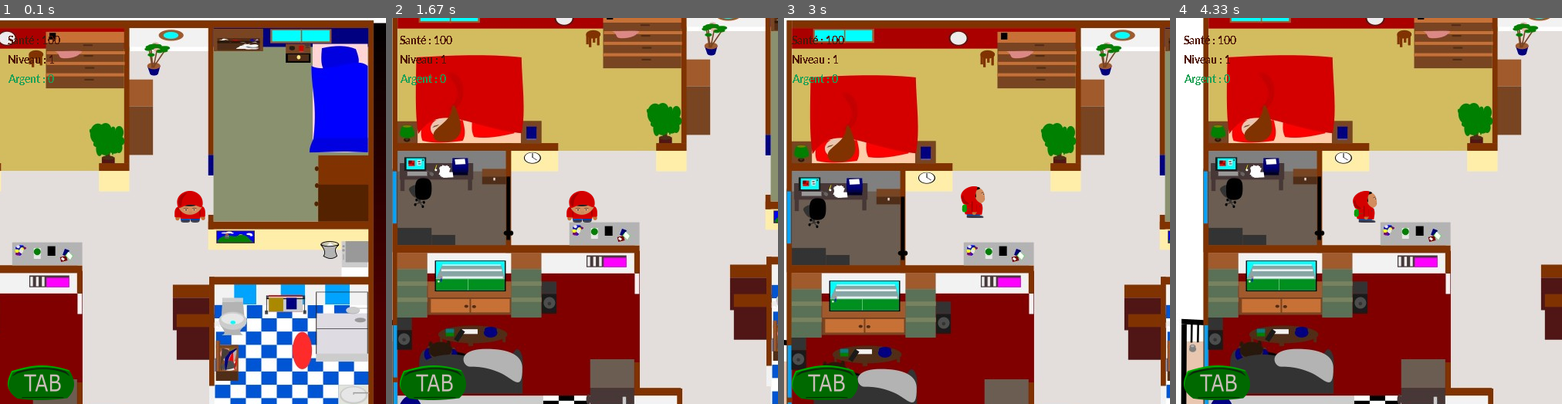
Above: before the commit, frames 1-4 (left to right).
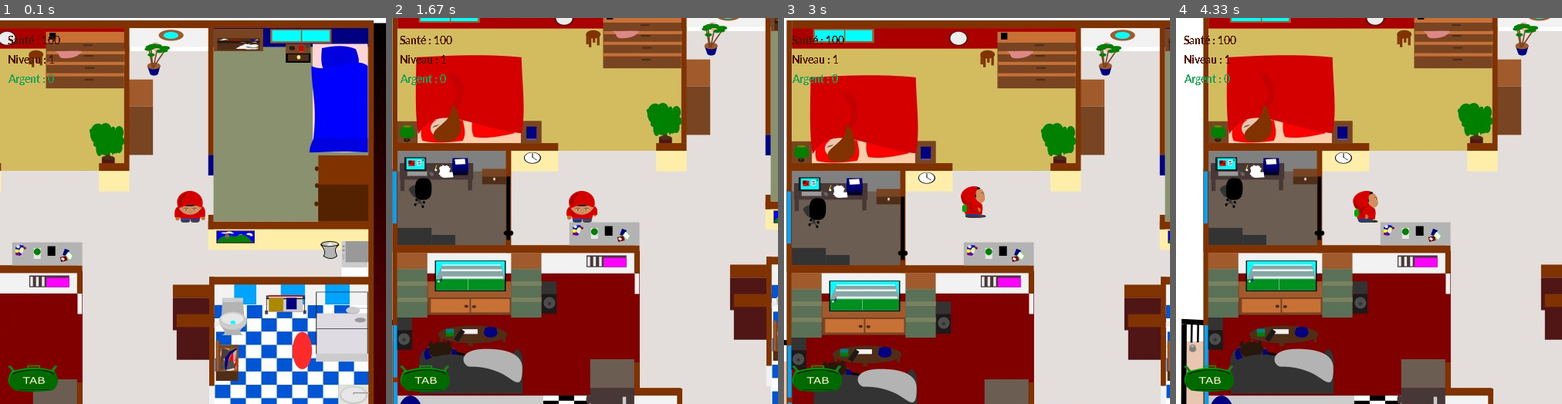
Above: after the commit, the same moments.

Repository: BastienChicot/GusGame
Game: pygame game, started from GusOut.py
The game is run twice, just before and just after one commit, with the same random seed, the same clock (stepped at 60 frames per second) and the same inputs.
Inputs:
- Up to frame 1 (0.1 s): no input
- Up to frame 2 (1.67 s): hold A 0.33-0.87 s; hold Left 0.33-0.87 s; hold Left 0.9-1.43 s; hold Down from 1.47 s (still down)
- Up to frame 3 (3 s): release Down at 1.77 s; hold Left 1.8-2.2 s; hold Up 2.23-2.6 s; hold Right from 2.63 s (still down)
- Up to frame 4 (4.33 s): release Right at 3.27 s; hold Down 3.3-3.67 s; hold Left 3.7-4.17 s; hold Right from 4.2 s (still down)

The runs differ from the first frame. In frame 1, 1.0% of the frame differs, in the area x 2-20%, y 90-99%; in frame 2, 1.0%; in frame 3, 1.0%; in frame 4, 1.1%, in the area x 2-53%, y 44-99%.

Commit message:
Gus animer

Diff:
--- a/GusOut.py
+++ b/GusOut.py
@@ -28,6 +28,9 @@
 def game_loop(sac,action,Gus):
 
     speed_move = Gus.speed
+
+    frame_count = Gus.frame
+    a=0
 
     x =  (display_width-gugus_width)/2
     y = (display_height-gugus_height)/2
@@ -38,13 +41,13 @@
     x_change = 0
     y_change = 0
 
-    phrases_papa_avant_soupe = ["Laisse moi tranquille", "Va voir ta mère!"]
-    phrases_papa_entre_soupe = ["Tu as apporté à manger à ta mère ?","Tu as apporté à manger à ta mère ?"]
-    phrases_papa_post_soupe = ["J'ai soif !!",
-                "Trouves-moi une bière!"]
-    sleep = ["ZZZzzzZZZzzz","ZZZzzzZZZzzz"]
-    phrases_maman = ["Apporte moi un truc à manger s'il te plait", "Merci beaucoup Gus","ZZZzzzZZZzzz",
-                     ""]
+    phrases_papa_avant_soupe = [["Laisse moi tranquille"], ["Va voir ta mère","dans sa chambre"]]
+    phrases_papa_entre_soupe = [["Tu as apporté à","manger à ta mère ?"]]
+    phrases_papa_post_soupe = [["J'ai soif !!"],
+                ["Trouves-moi une bière","et tais-toi!"]]
+    sleep = [["ZZZzzzZZZzzz"]]
+    phrases_maman = [["Apporte moi un truc","à manger s'il te plait"], ["Merci beaucoup Gus"],["ZZZzzzZZZzzz",
+                     ""]]
 
     #INTERACTIONS
     pressed_salon = -1
@@ -60,6 +63,7 @@
     pressed_couloir = -1
     pressed_arm_mom = -1
     pressed_entre = -1
+    pressed_sdb2 = -1
 
     open_buro = False
     service=False
@@ -78,6 +82,7 @@
 
     cles_buro=0
     biere=0
+    bouteille_alc = 0
 
     gugus = gugus_face
 
@@ -85,6 +90,17 @@
 
     while not gameExit:
 
+        if frame_count <= 30:
+            frame_count += 1
+        else:
+            frame_count = 0
+
+        if frame_count <= 15:
+            a=0
+        elif frame_count > 15:
+            a=1
+
+        sac.Alcool = biere + bouteille_alc
         sac.Torchon = torchon_salon+torchonsdb1+torchoncoul+torchonch+torchon_entre+torchon_mom
 
         if open_buro == False and porte_entre == False :
@@ -102,24 +118,31 @@
             if event.type == pygame.QUIT:
                 gameExit = True
 
+            if event.type == pygame.KEYDOWN:
+                if event.key == pygame.K_SPACE:
+                    Gus.pause += 1
             ############################
             if event.type == pygame.KEYDOWN:
                 if event.key == pygame.K_LEFT:
-                    gugus = gugus_gauche
                     x_change = -speed_move
                     rel_x = speed_move
+                    y_change = 0
+                    rel_y = 0
                 elif event.key == pygame.K_RIGHT:
-                    gugus = gugus_droite
                     x_change = speed_move
                     rel_x = -speed_move
+                    y_change = 0
+                    rel_y = 0
                 elif event.key == pygame.K_UP:
-                    gugus = gugus_dos
                     y_change = -speed_move
                     rel_y = speed_move
+                    x_change = 0
+                    rel_x = 0
                 elif event.key == pygame.K_DOWN:
-                    gugus = gugus_face
                     y_change = speed_move
                     rel_y = -speed_move
+                    x_change = 0
+                    rel_x = 0
 
                 if event.key == pygame.K_a and not action.click:
                     action.click = True
@@ -130,7 +153,7 @@
                     if 0+screen_x < x < 75+screen_x and 0+screen_y < y < 100+screen_y and sac.soupe_chaude == 1 and service == False:
                         pressed_mom = 1
                         pressed_dad = -1
-                    if 0+screen_x < x < 75+screen_x and 0+screen_y < y < 100+screen_y and sac.soupe_chaude == 1 and service == True:
+                    if 0+screen_x < x < 75+screen_x and 0+screen_y < y < 100+screen_y and service == True:
                         pressed_mom = 2
                         pressed_dad = -1
                         mom_sleep = True
@@ -144,6 +167,8 @@
                         fouille += 1
 
                     #OBJETS
+                    if 612+screen_x < x < 670+screen_x and 457+screen_y < y < 540+screen_y:
+                        pressed_sdb2 += 1
                     if 235+screen_x < x < 295+screen_x and 480+screen_y < y < 530+screen_y :
                         pressed_salon += 1
                     if 610+screen_x < x < 660+screen_x and 155+screen_y < y < 230+screen_y :
@@ -174,13 +199,35 @@
                     action.click = False
 
             if event.type == pygame.KEYUP:
-                if event.key == pygame.K_LEFT or event.key == pygame.K_RIGHT:
+                if event.key == pygame.K_LEFT:
                     x_change = 0
                     rel_x = 0
-                if event.key == pygame.K_UP or event.key == pygame.K_DOWN:
+                    gugus = gugus_gauche
+                if event.key == pygame.K_RIGHT:
+                    x_change = 0
+                    rel_x = 0
+                    gugus = gugus_droite
+
+                if event.key == pygame.K_UP:
                     y_change = 0
                     rel_y = 0
+                    gugus = gugus_dos
+
+                if event.key == pygame.K_DOWN:
+                    y_change = 0
+                    rel_y = 0
+                    gugus = gugus_face
+
             ######################
+        keys=pygame.key.get_pressed()
+        if keys[pygame.K_DOWN]:
+            gugus=gugus_walkdown[a]
+        if keys[pygame.K_UP]:
+            gugus=gugus_walkup[a]
+        if keys[pygame.K_RIGHT]:
+            gugus=gugus_walkright[a]
+        if keys[pygame.K_LEFT]:
+            gugus=gugus_walkleft[a]
 
         rect_gugus.topleft = (x,y)
 
@@ -229,26 +276,32 @@
         if pressed_arm_mom >= 0:
             torchon_mom = 1
 
-        ##DIALOGUES
+        if pressed_frigo == 0 :
+            biere = 1
+
+        if pressed_sdb2 == 0:
+            bouteille_alc = 1
+
+        ##DIALOGUESs
         if 0+screen_x < x < 75+screen_x and 0+screen_y < y < 100+screen_y :
 
-            zone_dialogue(screen,"Parler à maman (A)",action,phrases_maman,pressed_mom,3)
+            zone_dialogue(screen,"Parler à maman (A)",action,phrases_maman[pressed_mom],pressed_mom,3)
 
         elif 170+screen_x < x < 210+screen_x and 378+screen_y < y < 440+screen_y and sac.soupe_froide == 0 and sac.soupe_chaude == 0 and service == False and pressed_mom == -1 and papa_fouillab == False:
 
-            zone_dialogue(screen,"Parler à papa (A)",action,phrases_papa_avant_soupe,pressed_dad,2)
+            zone_dialogue(screen,"Parler à papa (A)",action,phrases_papa_avant_soupe[pressed_dad],pressed_dad,2)
 
         elif 170+screen_x < x < 210+screen_x and 378+screen_y < y < 440+screen_y and sac.soupe_froide == 1 and sac.soupe_chaude == 0 and service == False and pressed_mom == 0 and papa_fouillab == False:
 
-            zone_dialogue(screen,"Parler à papa (A)",action,phrases_papa_entre_soupe,pressed_dad,2)
+            zone_dialogue(screen,"Parler à papa (A)",action,phrases_papa_entre_soupe[pressed_dad],pressed_dad,2)
 
         elif 170+screen_x < x < 210+screen_x and 378+screen_y < y < 440+screen_y and  sac.soupe_chaude == 1 and service == False and pressed_mom >= 1 and papa_fouillab == False:
 
-            zone_dialogue(screen,"Parler à papa (A)",action,phrases_papa_post_soupe,pressed_dad,2)
+            zone_dialogue(screen,"Parler à papa (A)",action,phrases_papa_post_soupe[pressed_dad],pressed_dad,2)
 
         elif 170+screen_x < x < 210+screen_x and 378+screen_y < y < 440+screen_y and service == True and papa_fouillab == False:
 
-            zone_dialogue(screen,"Parler à papa (A)",action,sleep,pressed_dad,2)
+            zone_dialogue(screen,"Parler à papa (A)",action,sleep[0],pressed_dad,2)
             dad_sleep = True
             sac.soupe_froide = 0
             sac.soupe_chaude = 0
@@ -258,8 +311,13 @@
             fouille = zone_interaction(screen,"Fouiller papa (A)",action,fouille,"la clé de la maison!")
             sac.Cle_maison = 1
             mom_sleep == True
+            biere = 0
 
         ##OBJETS
+        elif 612+screen_x < x < 670+screen_x and 457+screen_y < y < 540+screen_y :
+
+            pressed_sdb2 = zone_interaction(screen,"Fouiller le placard (A)",action,pressed_sdb2,"une bouteille d'alcool")
+
         elif 235+screen_x < x < 295+screen_x and 480+screen_y < y < 530+screen_y :
 
             pressed_salon = zone_interaction(screen,"Fouiller l'armoire (A)",action,pressed_salon,"un torchon")
@@ -354,25 +412,27 @@
                 screen.blit(fond_text,(260,380))
                 screen.blit(textsurface,(280,400))
             if cles_buro == 1 and service == False and mom_sleep == False:
-                textsurface = myfont.render("Papa va m'entendre, c'est chaud !", False, (110, 110, 110))
-                screen.blit(fond_text,(260,380))
-                screen.blit(textsurface,(280,400))
+                textsurface = myfont.render("Papa va m'entendre,", False, (110, 110, 110))
+                textsurface2 = myfont.render("c'est chaud !", False, (110, 110, 110))
+                screen.blit(fond_text,(260,380))
+                screen.blit(textsurface,(280,400))
+                screen.blit(textsurface2,(280,420))
             if cles_buro == 1 and service == True and mom_sleep == False:
                 textsurface = myfont.render("Est-ce que maman dort ? ", False, (110, 110, 110))
                 screen.blit(fond_text,(260,380))
                 screen.blit(textsurface,(270,400))
             if cles_buro == 1 and service == True and mom_sleep == True:
-                textsurface = myfont.render("Tu as ouvert la porte du bureau", False, (110, 110, 110))
-                screen.blit(fond_text,(260,380))
-                screen.blit(textsurface,(280,400))
+                textsurface = myfont.render("Tu as ouvert", False, (110, 110, 110))
+                textsurface2 = myfont.render("la porte du bureau", False, (110, 110, 110))
+                screen.blit(fond_text,(260,380))
+                screen.blit(textsurface,(280,400))
+                screen.blit(textsurface2,(280,420))
                 pressed_sdb1 = -1
                 open_buro = True
 
         elif 230+screen_x < x < 270+screen_x and 560+screen_y < y < 630+screen_y :
 
             pressed_frigo = zone_interaction(screen,"Ouvrir le frigo (A)",action,pressed_frigo,"une bière")
-            biere = 1
-            sac.Alcool = 1
 
         elif 670+screen_x < x < 725+screen_x and 560+screen_y < y < 670+screen_y :
 
@@ -435,6 +495,8 @@
         keys = pygame.key.get_pressed()
         if keys[pygame.K_TAB]:
             affich_sac(screen,sac)
+        if (Gus.pause%2) == 1:
+            pause(screen)
 
         pygame.display.update()
         clock.tick(100)
--- a/Story/Fonctions.py
+++ b/Story/Fonctions.py
@@ -68,6 +68,8 @@
         self.level = 1
         self.money = 0
         self.speed = 2
+        self.pause = 0
+        self.frame = 0
 
 def find_something(find,action,screen,objet_find):
 
@@ -120,17 +122,18 @@
     textsurface = myfont.render(texte_zone, False, (110, 110, 110))
     screen.blit(fond_text,(260,380))
     screen.blit(textsurface,(280,400))
+    i=var_iter
+    j = 425
+    for phrases in liste_phrases :
 
-    i = var_iter
+        if i < max_iter and action.click == True:
+            textsurface2 = myfont.render(phrases, False, (110, 110, 110))
+            screen.blit(textsurface2,(290,j))
 
-    if i < max_iter and action.click == True:
-        textsurface2 = myfont.render(liste_phrases[i], False, (110, 110, 110))
-        screen.blit(textsurface2,(290,425))
-        i += 1
+            j += 20
 
-    if var_iter >= max_iter and action.click == True:
-        i -= max_iter
-    return(i)
+        if var_iter >= max_iter and action.click == True:
+            i -= max_iter
 
 def affich_sac(screen,sac):
 
@@ -153,3 +156,6 @@
         textsurface = myfont.render(text, False, (220, 220, 220))
         screen.blit(textsurface,(75,i))
         i += 20
+
+def pause(screen):
+    screen.blit(poze, (50 , 150))
--- a/settings.py
+++ b/settings.py
@@ -14,14 +14,29 @@
 red = (255,0,0)
 
 gugus_face = pygame.image.load('Gus/Gus.png')
+gugus_walkdown_1 = pygame.image.load('Gus/Gus_1.png')
+gugus_walkdown_2 = pygame.image.load('Gus/Gus_2.png')
+gugus_walkdown = [gugus_walkdown_1,gugus_walkdown_2]
+
 gugus_dos = pygame.image.load('Gus/Gus_dos.png')
+gugus_walkup1 = pygame.image.load('Gus/Gus_dos_1.png')
+gugus_walkup2 = pygame.image.load('Gus/Gus_dos_2.png')
+gugus_walkup = [gugus_walkup1,gugus_walkup2]
+
 gugus_droite = pygame.image.load('Gus/Gus_droit.png')
+gugus_droite1 = pygame.image.load('Gus/Gus_droit_1.png')
+gugus_droite2 = pygame.image.load('Gus/Gus_droit_2.png')
+gugus_walkright = [gugus_droite1,gugus_droite2]
+
 gugus_gauche = pygame.image.load('Gus/Gus_gauche.png')
+gugus_gauche1 = pygame.image.load('Gus/Gus_gauche_1.png')
+gugus_gauche2 = pygame.image.load('Gus/Gus_gauche_2.png')
+gugus_walkleft = [gugus_gauche1,gugus_gauche2]
 
 gugus_width = 48
 gugus_height = 52
 
-
 fond_text = pygame.image.load("bank/image/zone_texte.png")
 sac_image = pygame.image.load("bank/image/sac.png")
 sac_tab = pygame.image.load("bank/image/sac_tab.png")
+poze = pygame.image.load("bank/image/pause.png")
Binary file added: Gus/Gus_1.png
Binary file added: Gus/Gus_2.png
Binary file added: Gus/Gus_dos_1.png
Binary file added: Gus/Gus_dos_2.png
Binary file added: Gus/Gus_droit_1.png
Binary file added: Gus/Gus_droit_2.png
Binary file added: Gus/Gus_gauche_1.png
Binary file added: Gus/Gus_gauche_2.png
Binary file added: bank/image/pause.png
Binary file changed: bank/image/sac_tab.png
